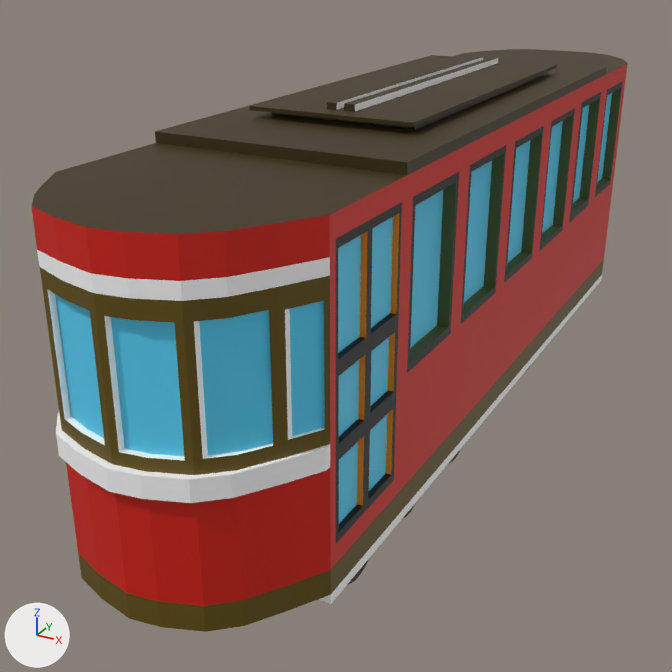
A saved change to the glTF model assets/models/Trampolin.glb.
Both versions are drawn from a 50 mm lens placed at (7.56, -18.89, 7.79), pointed at (-0.64, -3.98, 0.33). The lights are fixed; the arrows at lower left show +X, +Y and +Z. The first picture is the older version. Where no turn or scale is listed for an object, it has been applied to the vertices.
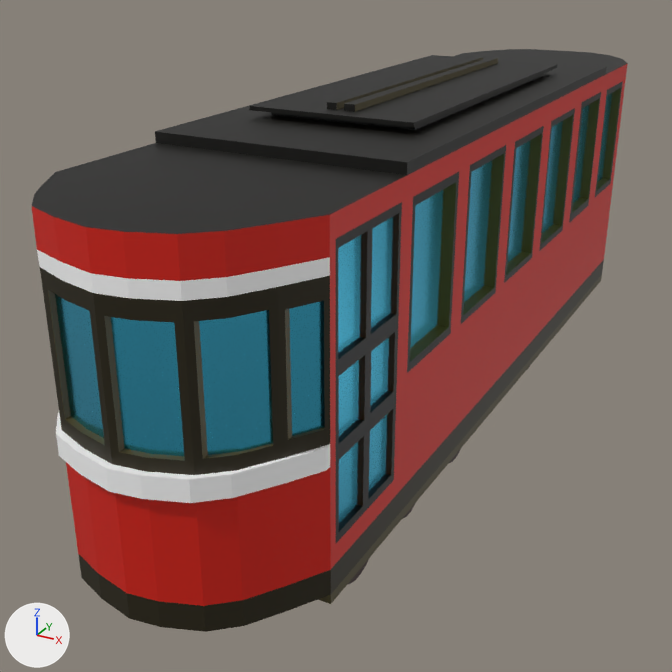
Patch to the scene script:
```diff
--- a/assets/models/Trampolin.glb.py
+++ b/assets/models/Trampolin.glb.py
@@ mat_standardsurface1 @@
 mat_standardsurface1 = principled_material('standardSurface1')
-mat_standardsurface1.base_color = (1.0, 1.0, 1.0)  # white #ffffff
+mat_standardsurface1.base_color = (0.0712, 0.056, 0.0129)  # brown #4b431e
 mat_standardsurface1.roughness = 0.553
@@ mat_standardsurface159 @@
 mat_standardsurface159 = principled_material('standardSurface159')
-mat_standardsurface159.base_color = (0.0418, 0.0247, 0.0)  # brown #3a2c00
+mat_standardsurface159.base_color = (0.00201, 0.00152, 0.0)  # black #070500
 mat_standardsurface159.roughness = 0.553
@@ mat_standardsurface138 @@
 mat_standardsurface138 = principled_material('standardSurface138')
-mat_standardsurface138.base_color = (0.123, 0.0791, 0.0)  # brown #624f00
+mat_standardsurface138.base_color = (0.0175, 0.0122, 0.0)  # black #241d00
 mat_standardsurface138.roughness = 0.553
@@ mat_standardsurface158 @@
 mat_standardsurface158.base_color = (0.0925, 0.646, 0.929)  # cyan #56d2f7
-mat_standardsurface158.roughness = 0.553
+mat_standardsurface158.roughness = 0.254
+mat_standardsurface158.metallic = 1.0
@@ mat_standardsurface143 @@
 mat_standardsurface143 = principled_material('standardSurface143')
-mat_standardsurface143.base_color = (1.0, 0.262, 0.0)  # orange #ff8c00
+mat_standardsurface143.base_color = (0.0418, 0.0142, 0.0)  # brown #3a2000
 mat_standardsurface143.roughness = 0.553
```

Pixel boxes [x1, y1, x2, y2] of what changed, in the pictures (672 x 672 px):
'pCylinder47', recoloured, surface changed (darker): [32, 49, 627, 632] in both
